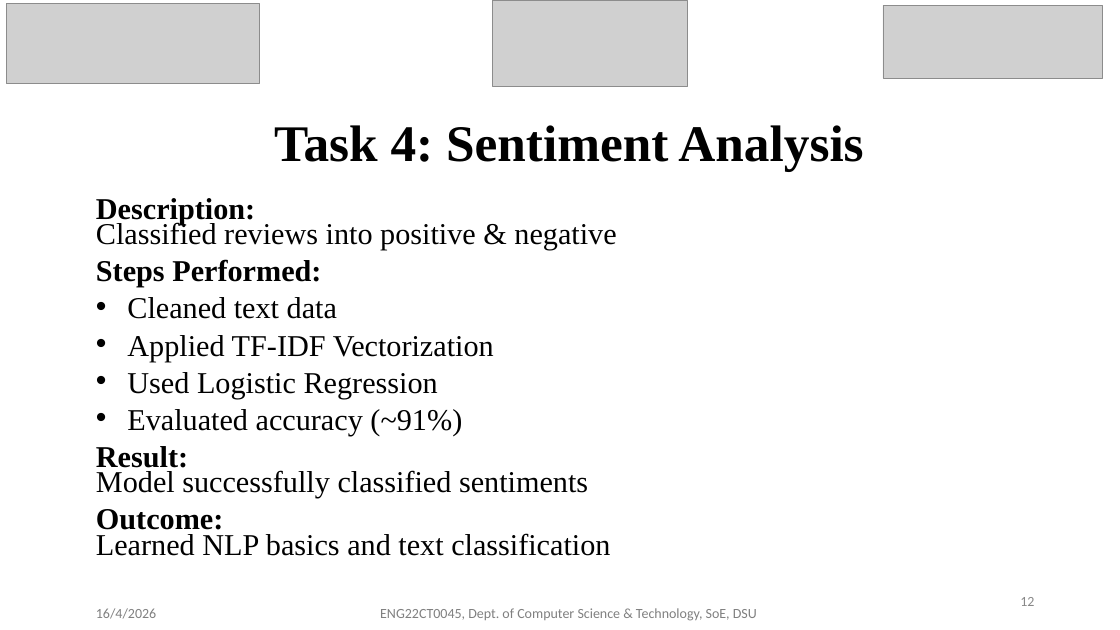
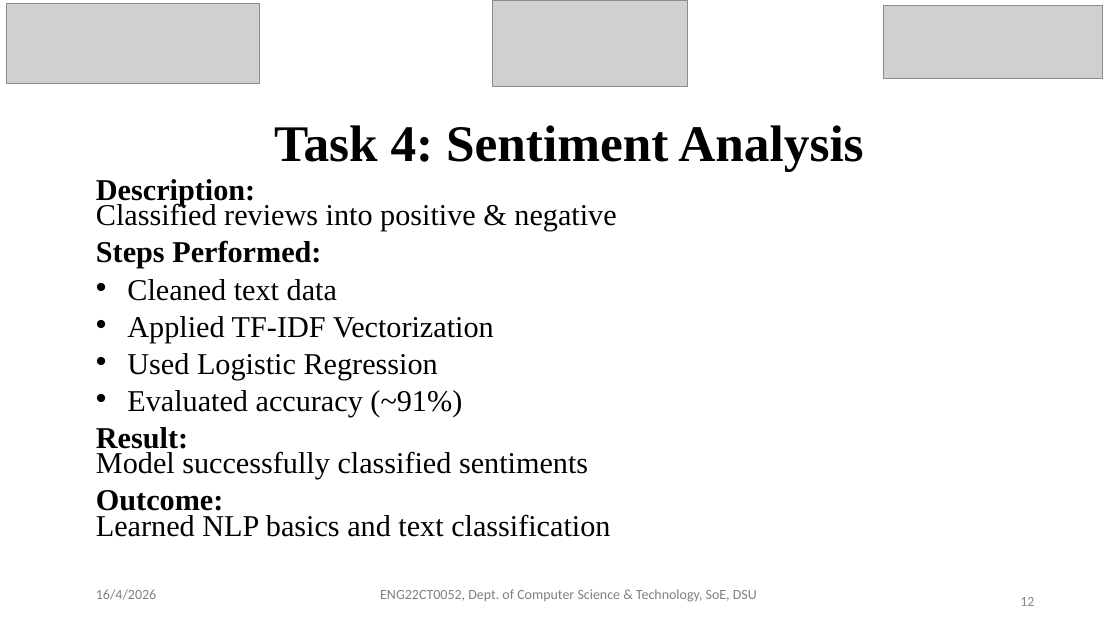
Before and after one commit to Yamunavenkatesh/CodTech-Data-Analytics-Internship, a slide deck: slide 12 of Internship PPT.pptx. Drawn at 1120x630 pixels with LibreOffice and Linux fonts; fonts in the diff are those of the drawing; grey boxes stand for pictures. Boxes give left, top, right and bottom in pixels: in the first picture for what was removed or moved away, otherwise in the second. Text is boxed around its words. In the diff, an @@ line names an element or a change of style, - is before the commit and + after.

```diff
--- a/Internship PPT.pptx
+++ b/Internship PPT.pptx
@@ text "Description: Classified reviews into positive ...": place and size @@
-text "Description: Classified reviews into positive ..." at (96,198,757,621)
+text "Description: Classified reviews into positive ..." at (96,179,757,602)
@@ text at (96,589,757,602): text changed @@
-16/4/2026 ENG22CT0045, Dept. of Computer Science & Technology, SoE, DSU
+16/4/2026 ENG22CT0052, Dept. of Computer Science & Technology, SoE, DSU
```
Also in this commit, not shown: 10 other slides changed, 5 slides added, 4 slides removed, 3 other files.
